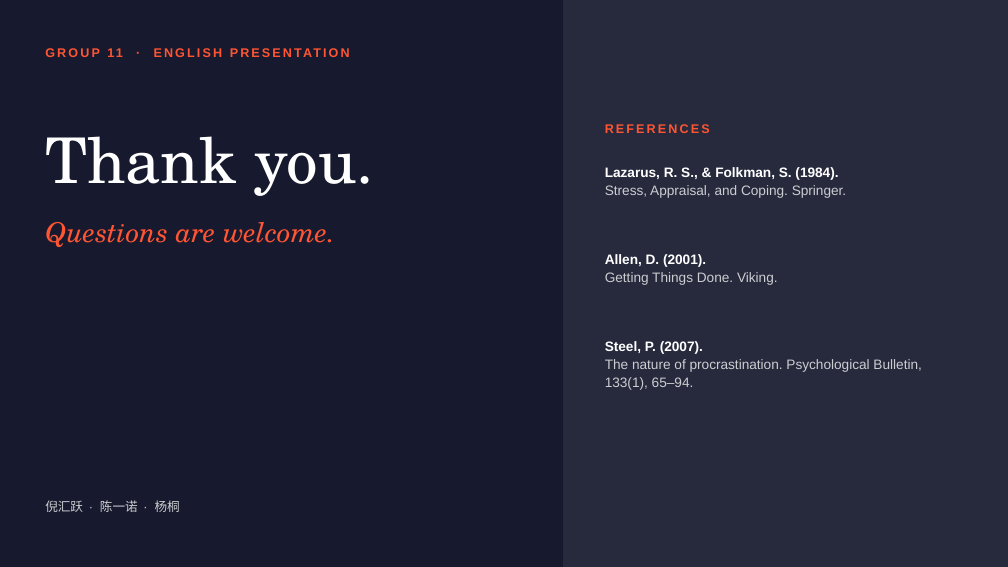
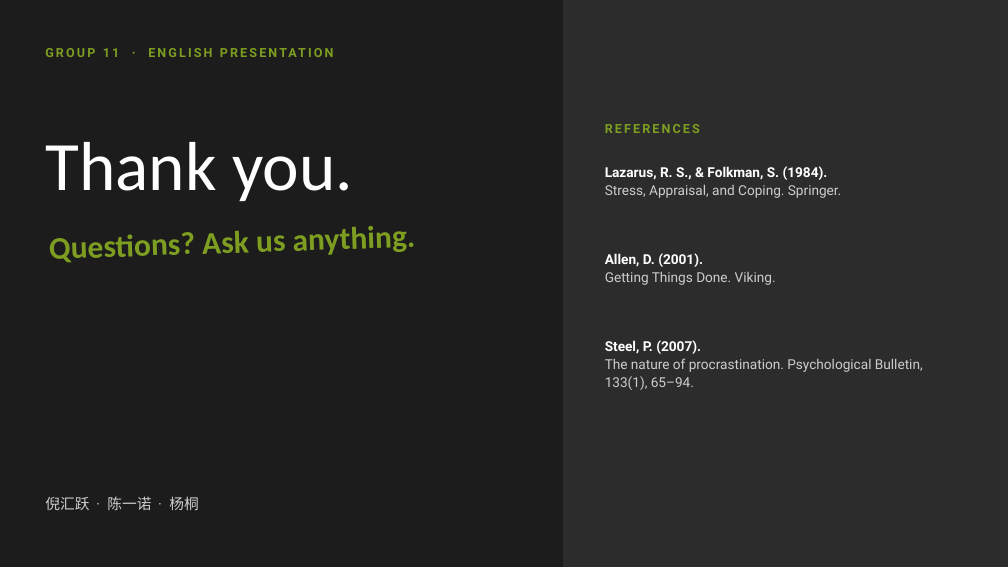
Before and after one commit to Kyson-CCHEN/English-presentation, a slide deck: slide 16 of Planning_Is_the_Pressure.pptx (slide 15 before the commit). Drawn at 1008x567 pixels with LibreOffice and Linux fonts; fonts in the diff are those of the drawing. Boxes give left, top, right and bottom in pixels: in the first picture for what was removed or moved away, otherwise in the second. Text is boxed around its words. In the diff, an @@ line names an element or a change of style, - is before the commit and + after.

```diff
--- a/Planning_Is_the_Pressure.pptx
+++ b/Planning_Is_the_Pressure.pptx
@@ background #171A2E to #1C1C1C @@
@@ rectangle at <box>563,0,1008,567</box>: fill #272A3D to #2C2C2C @@
@@ text "GROUP 11 · ENGLISH PRESENTATION" at <box>45,48,120,57</box>: font Arial to Roboto, text colour #FF5533 to #7D9E20 @@
@@ text "Thank you." at <box>45,142,353,201</box>: size 60 to 66 pt, font TeX Gyre Schola to Calibri @@
@@ text "REFERENCES" at <box>605,124,700,133</box>: font Arial to Roboto, text colour #FF5533 to #7D9E20 @@
@@ text "Lazarus, R. S., & Folkman, ..." at <box>605,166,841,198</box>: font Arial to Roboto; text colour #CCCDD1 to #CDCDCD in "Stress, Appraisal, and Coping. Springer." @@
@@ text "Questions? Ask us anything." at <box>49,226,416,262</box>: rotation 0 to 358 degrees @@
@@ text at <box>49,226,416,262</box>: text changed; size 26 to 30 pt; font TeX Gyre Schola to Calibri; text colour #FF5533 to #7D9E20; bold on; italic off @@
-Questions are welcome.
+Questions? Ask us anything.
@@ text "Allen, D. (2001)." at <box>605,253,776,285</box>: font Arial to Roboto; text colour #CCCDD1 to #CDCDCD in "Getting Things Done. Viking." @@
@@ text "Steel, P. (2007)." at <box>605,340,923,390</box>: font Arial to Roboto; text colour #CCCDD1 to #CDCDCD in "The nature of procrastination. Psychological Bulletin, 133(1 ..." @@
@@ text "倪汇跃 · 陈一诺 · 杨桐" at <box>45,496,198,510</box>: size 12 to 14 pt, font Arial to Roboto, text colour #CCCDD1 to #CDCDCD @@
```
Also in this commit, not shown: 13 other slides changed, 2 slides added, 1 slide removed.
